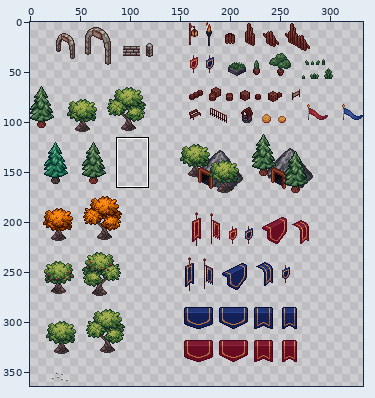
A sprite sheet gets an edit: Assets/Sprites/Enviroment/Tiles/DECORATION_OBJECTS.png. The first picture is a wide view before the edit; the outline marks the close-up.
Close-up. Earlier state:
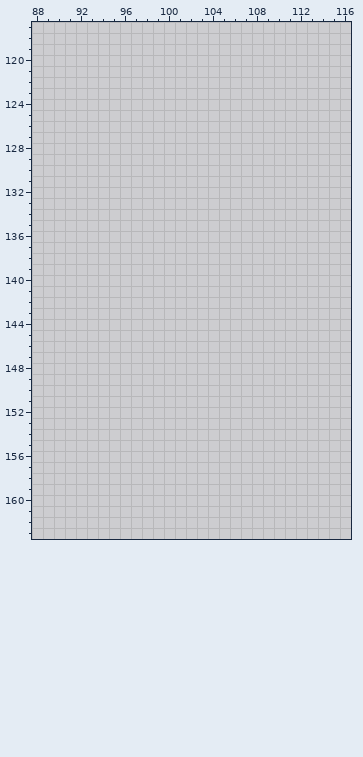
The file is 333x369 pixels. Colours within 5 levels of each other are drawn and written as one. Shown: x 88..116, y 117..163. The wide view leaves out empty margins. The commit also changed other parts of the picture, which this record leaves out.
New version:
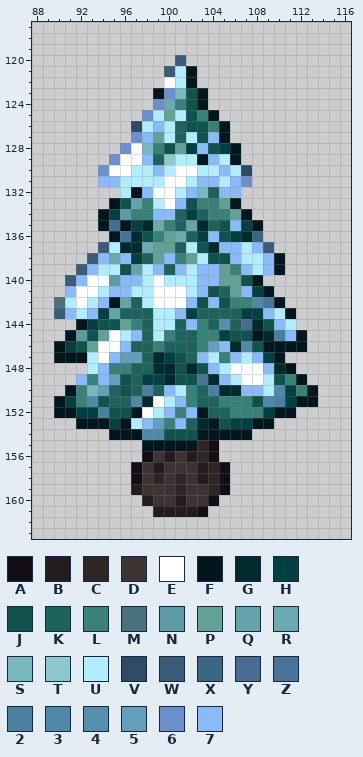
Palette (. is transparent): A #120e14  B #241b1c  C #2e2525  D #3d3333  E #ffffff  F #01171d  G #012a2f  H #034043  J #10534e  K #1d635b  L #388177  M #4a717c  N #5e9aa3  P #63a196  Q #64a3aa  R #6aaab1  S #77b9be  T #8cc8cd  U #b1ecff  V #2e4a67  W #3a5c79  X #3a6682  Y #486c8f  Z #487597  2 #4a809f  3 #5089a7  4 #5690ad  5 #639fba  6 #6d90cd  7 #8abaf8
From old to new:
@@ x 88..116 @@
 119 .............................
-120 .............................
-121 .............................
-122 .............................
-123 .............................
-124 .............................
-125 .............................
-126 .............................
-127 .............................
-128 .............................
-129 .............................
-130 .............................
-131 .............................
-132 .............................
-133 .............................
-134 .............................
-135 .............................
-136 .............................
-137 .............................
-138 .............................
-139 .............................
-140 .............................
-141 .............................
-142 .............................
-143 .............................
-144 .............................
-145 .............................
-146 .............................
-147 .............................
-148 .............................
-149 .............................
-150 .............................
-151 .............................
-152 .............................
-153 .............................
-154 .............................
-155 .............................
-156 .............................
-157 .............................
-158 .............................
-159 .............................
-160 .............................
-161 .............................
+120 .............W...............
+121 ............WUF..............
+122 ............EUF..............
+123 ...........F6SJF.............
+124 ...........6RLJF.............
+125 ..........6UPUJLF............
+126 .........VU7UKJJLF...........
+127 .........67PUKUJ7F...........
+128 ........6ESLJPH7JHF..........
+129 .......6EE7KTUUF7UF..........
+130 ......6EEUU7UEEUU7UV.........
+131 ......77UUUUEEU77U76.........
+132 ........UF7EEU7SK77..........
+133 .......FJQLUE7JLLPF..........
+134 ......FHNLL77KHKLLPF.........
+135 ......FYFHGRLKQGKJ7HF........
+136 .......FZGJLPRKH7JHGX........
+137 ......WUGGRPPKUJG77U7W.......
+138 .....W7R7HKP7LPUJJ7UU7F......
+139 ....W7UUJQU7K7U77PL7U7F......
+140 ...W7EEN77UEUUU77PPJF........
+141 ...7EEU77UUEEEU7JKP7HF.......
+142 ..MUEU7FQKUEEE7J7JLL3ZF......
+143 ..W7U7HQKKKUU7HKKKKHH7UF.....
+144 ....FHJJPLKUUK7LK4KYGJ7U.....
+145 ...FNJPEU7KULKKLLHJJFG27F....
+146 ..FHJPEE7KKLKKKL57G3JFFFF....
+147 ..FFFUE755KGHJK7UL7U7HF......
+148 .....U7LLKKGGJGJ7UEEE7GF.....
+149 ....7L75JKHHGJJZG7UEEUJLF....
+150 ...FLS5KJK2K7ULK2GG77U3HLF...
+151 ..FHL3JKK3GEU7LKKLLLJ32HFF...
+152 ..FFHH2JJFEU7L7FKKLLLHFF.....
+153 ....FFFHFU75L7KGFJHHFF.......
+154 .......FFF33JJJFFFFF.........
+155 ..........FFFFFCA............
+156 ..........ADBDBCA............
+157 .........ADBDDDBCA...........
+158 .........ADCDCDBCA...........
+159 .........BDDDCDDCA...........
+160 ..........BDDBDDA............
+161 ...........BBBBA.............
 162 .............................
Changed places in both close-ups, as pixel boxes (x1, y1, x2, y2):
added: (54, 55, 318, 517)
